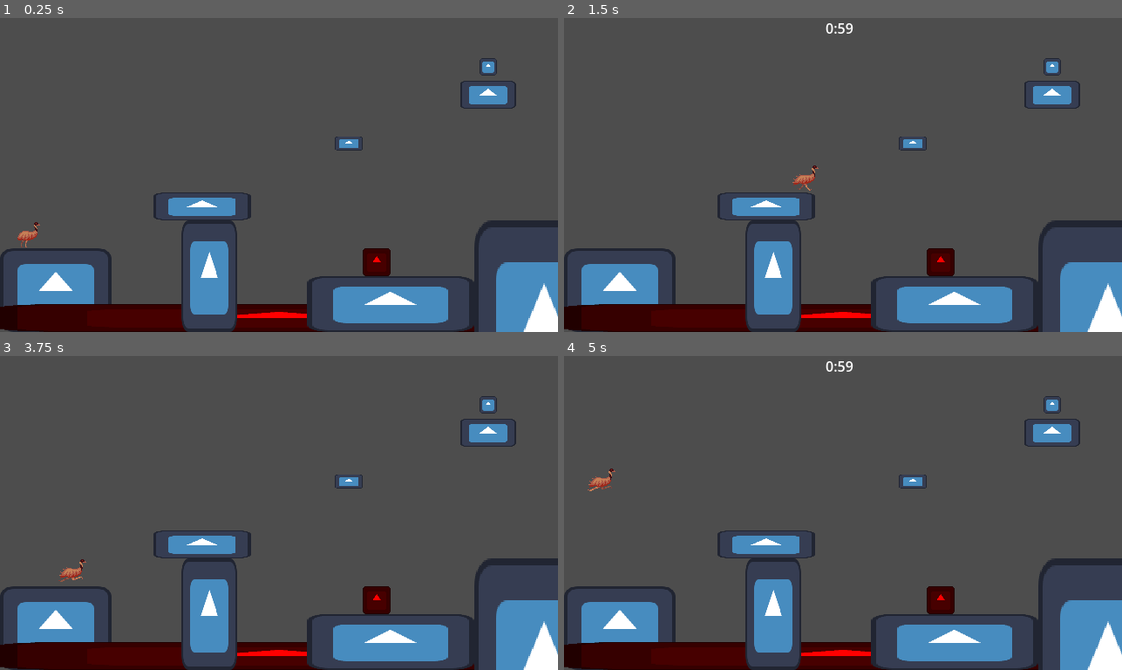
Above: before the commit, frames 1-4 (two rows, left to right).
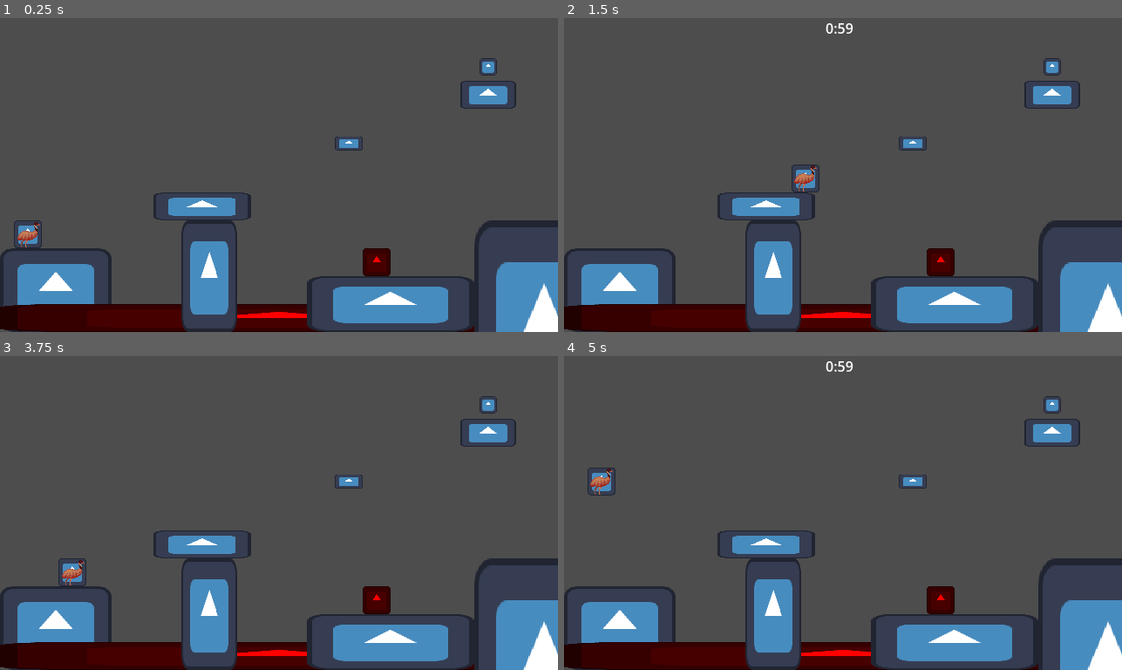
Above: after the commit, the same moments.

Repository: BK3000gamer/1-Minute-of-Wonderment
Game: Godot game, scene res://Scenes/test.tscn
Two runs of this game, one before a commit and one after it. Both use one fixed random seed, a clock stepped at 60 frames per second and the inputs below. The engine's default icon, where the game draws it, is replaced by a stand-in: a white triangle on a blue panel in a dark square.
Inputs:
- Up to frame 1 (0.25 s): no input
- Up to frame 2 (1.5 s): tap Enter at 0.5 s; hold D (right) from 0.53 s (still down); tap Space (jump) at 0.77 s
- Up to frame 3 (3.75 s): tap Space (jump) at 1.52, 3.02 s; release D (right) at 2.03 s; hold A (left) 2.03-2.78 s; hold D (right) from 2.78 s (still down); tap R (reset) at 3.5 s
- Up to frame 4 (5 s): tap Space (jump) at 3.77, 4.52 s; release D (right) at 4.28 s; hold A (left) from 4.28 s (still down)

The runs differ from the first frame. In frame 1, 0.2% of the frame differs, in the area x 2-8%, y 64-74%; in frame 2, 0.2%, in the area x 40-46%, y 46-56%; in frame 3, 0.2%; in frame 4, 0.2%.

Commit message:
Revert "animations"
This reverts commit a87f6c380664c44544c9b93940ce987e4a8f0fbc.

Diff:
--- a/Scenes/emu.tscn
+++ b/Scenes/emu.tscn
@@ -1,77 +1,17 @@
-[gd_scene format=3 uid="uid://dl81u60vberkb"]
+[gd_scene load_steps=4 format=3 uid="uid://dl81u60vberkb"]
 
 [ext_resource type="Script" uid="uid://bhbpp0uah4x2i" path="res://Scripts/emu.gd" id="1_1337g"]
-[ext_resource type="Texture2D" uid="uid://bb07ns4knm822" path="res://Sprites/Idle/idle01.png" id="2_y5w3b"]
-[ext_resource type="Texture2D" uid="uid://d1f75h2ajhi16" path="res://Sprites/Idle/idle02.png" id="3_mnhy4"]
-[ext_resource type="Texture2D" uid="uid://d2dlotwnycyeu" path="res://Sprites/Run/run03.png" id="4_vi5af"]
-[ext_resource type="Texture2D" uid="uid://c1xf0vsp4lkvy" path="res://Sprites/Run/run04.png" id="5_2murm"]
-[ext_resource type="Texture2D" uid="uid://d27db32ljlqte" path="res://Sprites/Run/run05.png" id="6_yanj4"]
-[ext_resource type="Texture2D" uid="uid://vth31is6ad3t" path="res://Sprites/Run/run06.png" id="7_b3pbu"]
-[ext_resource type="Texture2D" uid="uid://dyeybeo5xsnur" path="res://Sprites/Run/run01.png" id="8_cacmj"]
-[ext_resource type="Texture2D" uid="uid://b53f5xk31o0tu" path="res://Sprites/Run/run02.png" id="9_loaif"]
-[ext_resource type="Texture2D" uid="uid://drb45uvkbo3r3" path="res://Sprites/Run/run07.png" id="10_54evu"]
-[ext_resource type="Texture2D" uid="uid://bum7hb7gdj1sr" path="res://Sprites/Run/run08.png" id="11_3t7pf"]
+[ext_resource type="Texture2D" uid="uid://c27elp05kgt8m" path="res://icon.svg" id="2_r4csc"]
 
 [sub_resource type="RectangleShape2D" id="RectangleShape2D_r6rt5"]
 size = Vector2(32, 32)
 
-[sub_resource type="SpriteFrames" id="SpriteFrames_k3tqq"]
-animations = [{
-"frames": [{
-"duration": 2.0,
-"texture": ExtResource("2_y5w3b")
-}, {
-"duration": 2.0,
-"texture": ExtResource("3_mnhy4")
-}],
-"loop": true,
-"name": &"Idle",
-"speed": 5.0
-}, {
-"frames": [{
-"duration": 1.0,
-"texture": ExtResource("6_yanj4")
-}],
-"loop": true,
-"name": &"Jump",
-"speed": 5.0
-}, {
-"frames": [{
-"duration": 1.0,
-"texture": ExtResource("8_cacmj")
-}, {
-"duration": 1.0,
-"texture": ExtResource("9_loaif")
-}, {
-"duration": 1.0,
-"texture": ExtResource("4_vi5af")
-}, {
-"duration": 1.0,
-"texture": ExtResource("5_2murm")
-}, {
-"duration": 1.0,
-"texture": ExtResource("6_yanj4")
-}, {
-"duration": 1.0,
-"texture": ExtResource("7_b3pbu")
-}, {
-"duration": 1.0,
-"texture": ExtResource("10_54evu")
-}, {
-"duration": 1.0,
-"texture": ExtResource("11_3t7pf")
-}],
-"loop": true,
-"name": &"Run",
-"speed": 5.0
-}]
-
-[node name="Emu" type="CharacterBody2D" unique_id=1826823053]
+[node name="Emu" type="CharacterBody2D"]
 script = ExtResource("1_1337g")
 
-[node name="CollisionShape2D" type="CollisionShape2D" parent="." unique_id=1998732099]
+[node name="CollisionShape2D" type="CollisionShape2D" parent="."]
 shape = SubResource("RectangleShape2D_r6rt5")
 
-[node name="AnimatedSprite2D" type="AnimatedSprite2D" parent="." unique_id=1795259413]
-sprite_frames = SubResource("SpriteFrames_k3tqq")
-animation = &"Jump"
+[node name="Sprite2D" type="Sprite2D" parent="."]
+scale = Vector2(0.25, 0.25)
+texture = ExtResource("2_r4csc")
--- a/Scenes/test.tscn
+++ b/Scenes/test.tscn
@@ -8,11 +8,85 @@
 [ext_resource type="PackedScene" uid="uid://cr4s35bk2t2ea" path="res://Scenes/platform.tscn" id="3_qc4db"]
 [ext_resource type="PackedScene" uid="uid://bmaseovuaexvq" path="res://Scenes/room.tscn" id="4_ys1qc"]
 [ext_resource type="PackedScene" uid="uid://br58bq2w5rfyp" path="res://Scenes/spike.tscn" id="5_i3aeo"]
+[ext_resource type="Texture2D" uid="uid://bb07ns4knm822" path="res://Sprites/Idle/idle01.png" id="6_3nkef"]
 [ext_resource type="Texture2D" uid="uid://c27elp05kgt8m" path="res://icon.svg" id="6_5wyu1"]
 [ext_resource type="PackedScene" uid="uid://bnupcupo4t06u" path="res://Scenes/breaking_platform.tscn" id="7_5wyu1"]
+[ext_resource type="Texture2D" uid="uid://d1f75h2ajhi16" path="res://Sprites/Idle/idle02.png" id="7_vpf1r"]
+[ext_resource type="Texture2D" uid="uid://d2dlotwnycyeu" path="res://Sprites/Run/run03.png" id="8_m64o6"]
+[ext_resource type="Texture2D" uid="uid://c1xf0vsp4lkvy" path="res://Sprites/Run/run04.png" id="9_55gk5"]
+[ext_resource type="Texture2D" uid="uid://d27db32ljlqte" path="res://Sprites/Run/run05.png" id="10_dnpbo"]
 [ext_resource type="PackedScene" uid="uid://c0okii45uhn2y" path="res://Scenes/clock.tscn" id="10_iaow0"]
+[ext_resource type="Texture2D" uid="uid://vth31is6ad3t" path="res://Sprites/Run/run06.png" id="11_pkh07"]
+[ext_resource type="Texture2D" path="res://New folder/Run/run01.png" id="12_2jg6l"]
 [ext_resource type="PackedScene" uid="uid://bk5j5n3ioxs03" path="res://Scenes/water.tscn" id="12_yb21e"]
 [ext_resource type="PackedScene" uid="uid://brmmgi5qnoluf" path="res://Scenes/falling_platform.tscn" id="13_aees8"]
+[ext_resource type="Texture2D" path="res://New folder/Run/run02.png" id="13_nlfrn"]
+[ext_resource type="Texture2D" path="res://New folder/Run/run03.png" id="14_j44qy"]
+[ext_resource type="Texture2D" path="res://New folder/Run/run04.png" id="15_ipur1"]
+[ext_resource type="Texture2D" path="res://New folder/Run/run05.png" id="16_4fddv"]
+[ext_resource type="Texture2D" path="res://New folder/Run/run06.png" id="17_wqbs1"]
+[ext_resource type="Texture2D" path="res://New folder/Run/run07.png" id="18_051wo"]
+[ext_resource type="Texture2D" path="res://New folder/Run/run08.png" id="19_yn8tc"]
+
+[sub_resource type="SpriteFrames" id="SpriteFrames_66mtb"]
+animations = [{
+"frames": [{
+"duration": 2.0,
+"texture": ExtResource("6_3nkef")
+}, {
+"duration": 2.0,
+"texture": ExtResource("7_vpf1r")
+}],
+"loop": true,
+"name": &"Idle",
+"speed": 5.0
+}, {
+"frames": [{
+"duration": 2.0,
+"texture": ExtResource("8_m64o6")
+}, {
+"duration": 2.0,
+"texture": ExtResource("9_55gk5")
+}, {
+"duration": 2.0,
+"texture": ExtResource("10_dnpbo")
+}, {
+"duration": 2.0,
+"texture": ExtResource("11_pkh07")
+}],
+"loop": true,
+"name": &"Jump",
+"speed": 5.0
+}, {
+"frames": [{
+"duration": 2.0,
+"texture": ExtResource("12_2jg6l")
+}, {
+"duration": 2.0,
+"texture": ExtResource("13_nlfrn")
+}, {
+"duration": 2.0,
+"texture": ExtResource("14_j44qy")
+}, {
+"duration": 2.0,
+"texture": ExtResource("15_ipur1")
+}, {
+"duration": 2.0,
+"texture": ExtResource("16_4fddv")
+}, {
+"duration": 2.0,
+"texture": ExtResource("17_wqbs1")
+}, {
+"duration": 2.0,
+"texture": ExtResource("18_051wo")
+}, {
+"duration": 2.0,
+"texture": ExtResource("19_yn8tc")
+}],
+"loop": true,
+"name": &"Run",
+"speed": 5.0
+}]
 
 [sub_resource type="RectangleShape2D" id="RectangleShape2D_ys1qc"]
 size = Vector2(128, 96)
@@ -108,6 +182,11 @@
 jumpTimeToDecent = 0.249999999999992
 jumpBufferTime = 0.0499999999999984
 coyoteTime = 0.0499999999999984
+
+[node name="AnimatedSprite2D" type="AnimatedSprite2D" parent="Emu" unique_id=671707036]
+sprite_frames = SubResource("SpriteFrames_66mtb")
+animation = &"Jump"
+autoplay = "Idle"
 
 [node name="Camera2D" type="Camera2D" parent="." unique_id=220252160]
 position = Vector2(320, 180)
--- a/Scripts/emu.gd
+++ b/Scripts/emu.gd
@@ -11,8 +11,6 @@
 @export var jumpTimeToDecent: float
 @export var jumpBufferTime: float
 @export var coyoteTime: float
-
-@onready var sprite := $AnimatedSprite2D
 
 var InputDir: float = 0.0
 var Speed: float
@@ -103,13 +101,13 @@
 
 	match CurrentState:
 		States.Idle:
-			sprite.play("Idle")
+			return
 		States.Run:
-			sprite.play("Run")
+			return
 		States.Jump:
-			sprite.play("Jump")
+			return
 		States.Fall:
-			sprite.play("Jump")
+			return
 
 func _change_state(NewState: States) -> void:
 	CurrentState = NewState
